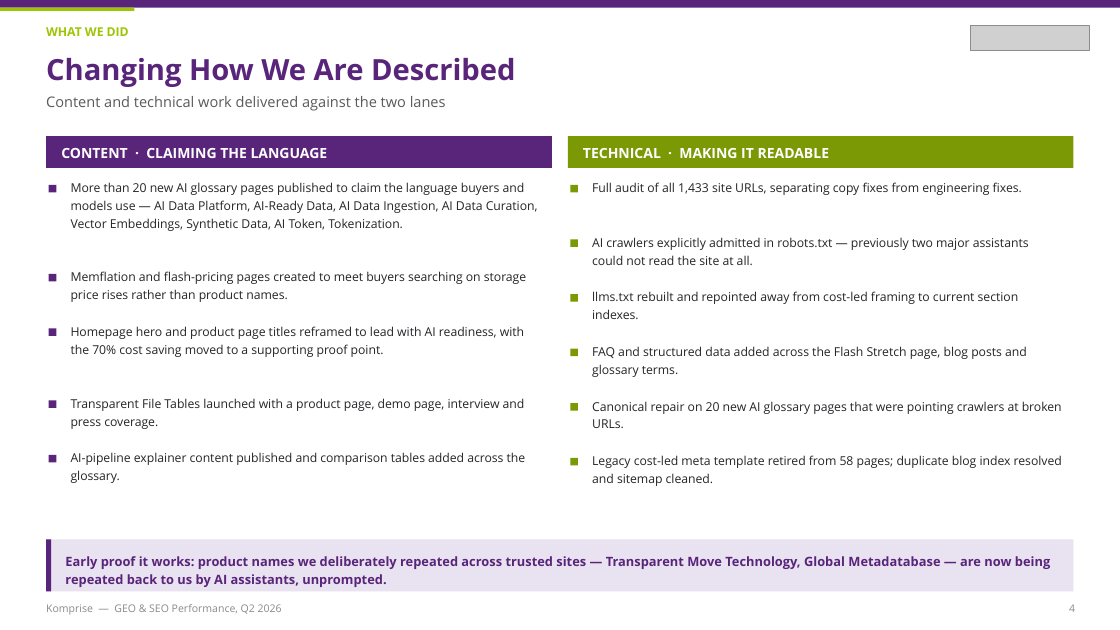
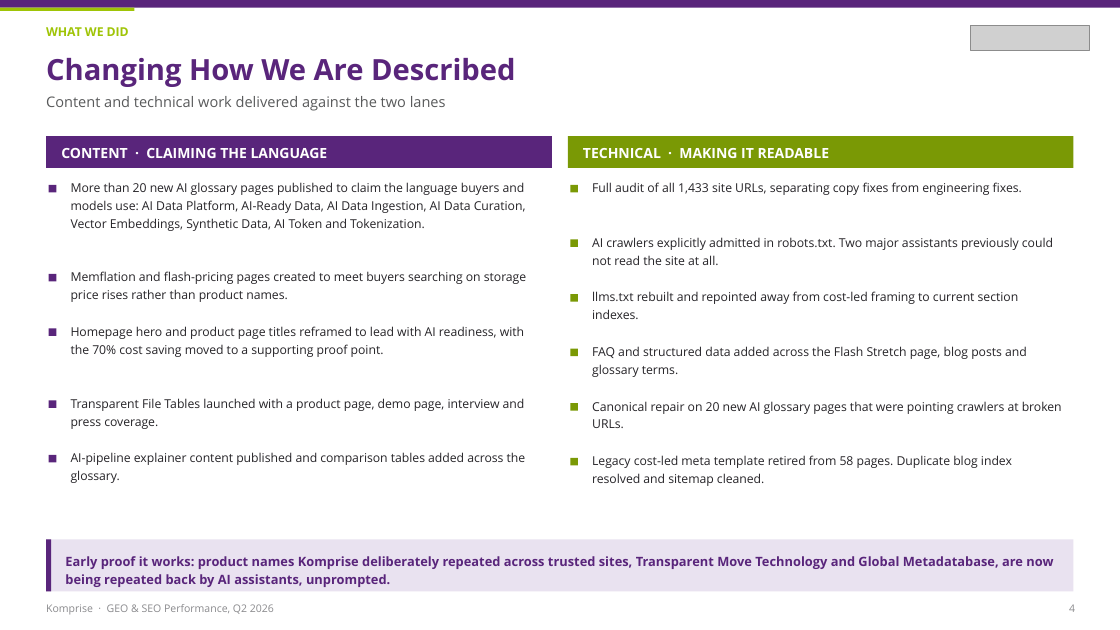
Before and after one commit to ramcc007/rcc, a slide deck: slide 4 of Komprise_GEO_SEO_Q2_2026.pptx. Drawn at 1120x630 pixels with LibreOffice and Linux fonts; fonts in the diff are those of the drawing; grey boxes stand for pictures. Boxes give left, top, right and bottom in pixels: in the first picture for what was removed or moved away, otherwise in the second. Text is boxed around its words. In the diff, an @@ line names an element or a change of style, - is before the commit and + after.

```diff
--- a/Komprise_GEO_SEO_Q2_2026.pptx
+++ b/Komprise_GEO_SEO_Q2_2026.pptx
@@ text at <box>71,182,526,231</box>: text changed @@
-More than 20 new AI glossary pages published to claim the language buyers and models use — AI Data Platform, AI-Ready Data, AI Data Ingestion, AI Data Curation, Vector Embeddings, Synthetic Data, AI Token, Tokenization.
+More than 20 new AI glossary pages published to claim the language buyers and models use: AI Data Platform, AI-Ready Data, AI Data Ingestion, AI Data Curation, Vector Embeddings, Synthetic Data, AI Token and Tokenization.
@@ text at <box>592,237,1053,265</box>: text changed @@
-AI crawlers explicitly admitted in robots.txt — previously two major assistants could not read the site at all.
+AI crawlers explicitly admitted in robots.txt. Two major assistants previously could not read the site at all.
@@ text at <box>592,455,1012,486</box>: text changed @@
-Legacy cost-led meta template retired from 58 pages; duplicate blog index resolved and sitemap cleaned.
+Legacy cost-led meta template retired from 58 pages. Duplicate blog index resolved and sitemap cleaned.
@@ text at <box>65,556,1053,587</box>: text changed @@
-Early proof it works: product names we deliberately repeated across trusted sites — Transparent Move Technology, Global Metadatabase — are now being repeated back to us by AI assistants, unprompted.
+Early proof it works: product names Komprise deliberately repeated across trusted sites, Transparent Move Technology and Global Metadatabase, are now being repeated back by AI assistants, unprompted.
@@ text at <box>46,604,274,614</box>: text changed @@
-Komprise — GEO & SEO Performance, Q2 2026
+Komprise · GEO & SEO Performance, Q2 2026
```
Also in this commit, not shown: 9 other slides changed, 3 other files.
